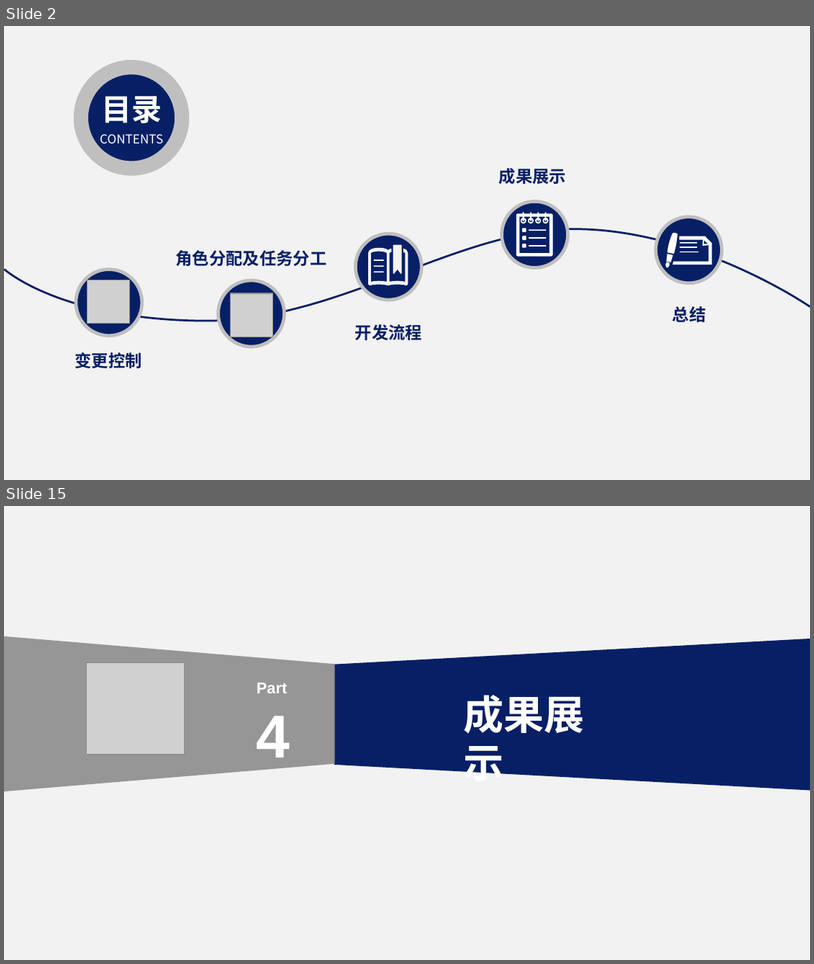
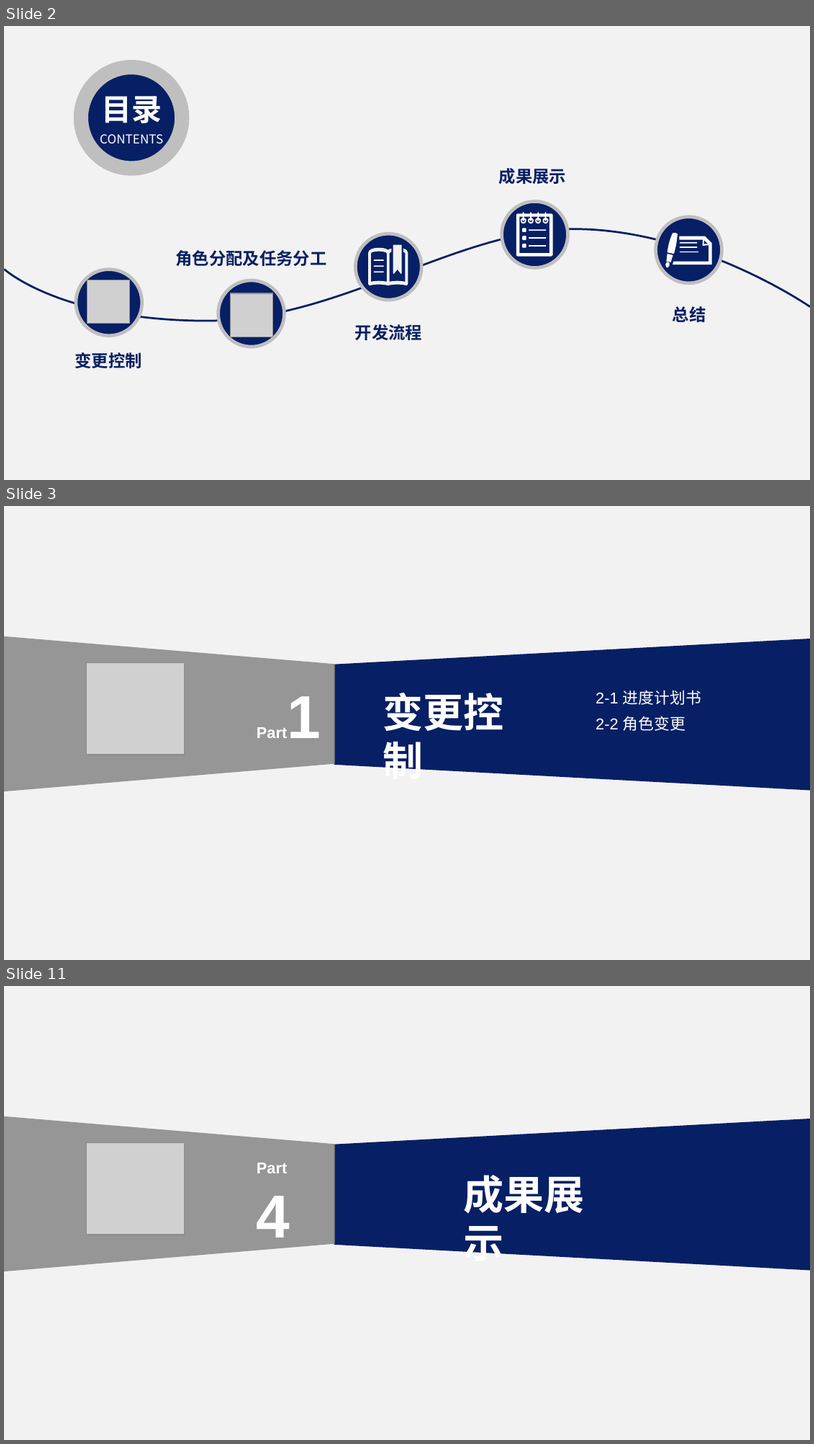
Before and after one commit to NillsWang/OlineEducationSys, a slide deck: practical_exloir/精化阶段/8组 阶段评审 刘杰 .pptx. Shown one above the other, each under a label of ours: slides 2 and 15 before the commit, slides 2, 3 and 11 after it; the slides between them are not shown. The pictures are 814x964 and 814x1444 pixels, drawn with LibreOffice and Linux fonts; fonts in the diff are those of the drawing; grey boxes stand for pictures. Boxes give left, top, right and bottom in pixels: in the first picture for what was removed or moved away, otherwise in the second. Text is boxed around its words. In the diff, an @@ line names an element or a change of style, - is before the commit and + after.

```diff
--- a/practical_exloir/精化阶段/8组 阶段评审 刘杰 .pptx
+++ b/practical_exloir/精化阶段/8组 阶段评审 刘杰 .pptx
@@ slide 3 added at [4,506,810,960], background #F2F2F2 @@
@@ trapezoid added at [4,636,335,791], fill #808080 at 80% opacity @@
@@ trapezoid added at [334,638,810,790], fill #071F65 @@
@@ picture added at [86,662,184,754] @@
@@ text added at [251,675,327,754], 14 pt, text #FFFFFF, bold @@
+Part1
@@ text added at [383,692,504,770], 36 pt, text #FFFFFF, bold @@
+变更控制
@@ text added at [596,690,702,705], 14 pt, text #FFFFFF @@
+2-1 进度计划书
@@ text added at [596,716,686,731], 14 pt, text #FFFFFF @@
+2-2 角色变更
@@ what was slide 15 is now slide 11 @@
```
Also in this commit, not shown: 9 slides changed, 3 other slides added, 8 slides removed, 1 other file.
